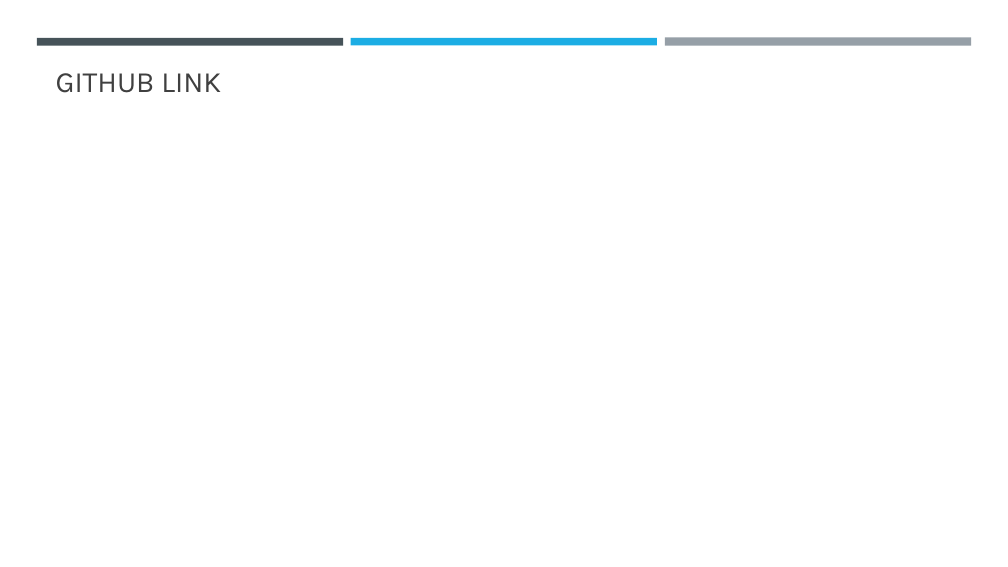
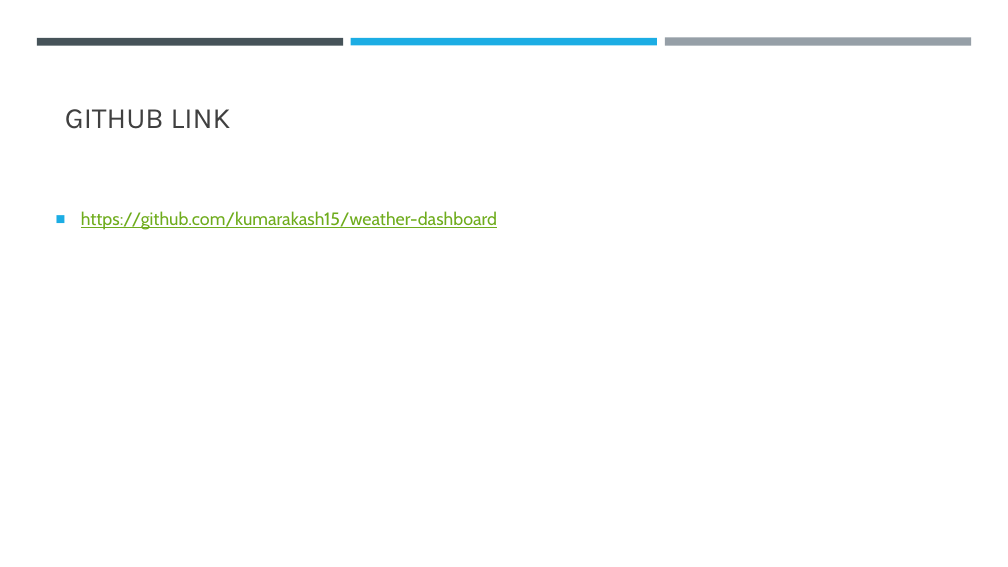
Before and after one commit to kumarakash15/weather-dashboard, a slide deck: slide 9 of weather dashboard ppt.pptx. Drawn at 1008x567 pixels with LibreOffice and Linux fonts; fonts in the diff are those of the drawing; background and template pictures are left out. Boxes give left, top, right and bottom in pixels: in the first picture for what was removed or moved away, otherwise in the second. Text is boxed around its words. In the diff, an @@ line names an element or a change of style, - is before the commit and + after.

```diff
--- a/weather dashboard ppt.pptx
+++ b/weather dashboard ppt.pptx
@@ title "GITHUB LINK": place and size @@
-title "GITHUB LINK" at [56,73,221,93]
+title "GITHUB LINK" at [65,109,231,129]
@@ text added at [81,211,497,230], 17 pt, text #6EAC1C, underline @@
+■ https://github.com/kumarakash15/weather-dashboard
```
Also in this commit, not shown: 8 other slides changed.
